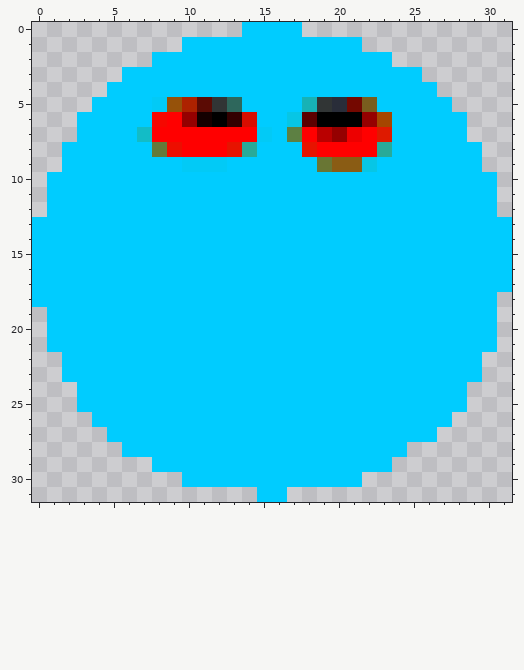
Pixel-art sprite: assets/gfx/quickenemy.png. The picture above was drawn from the file before the commit.
The file is 32x32 pixels. Colours within 5 levels of each other are drawn and written as one.
The result:
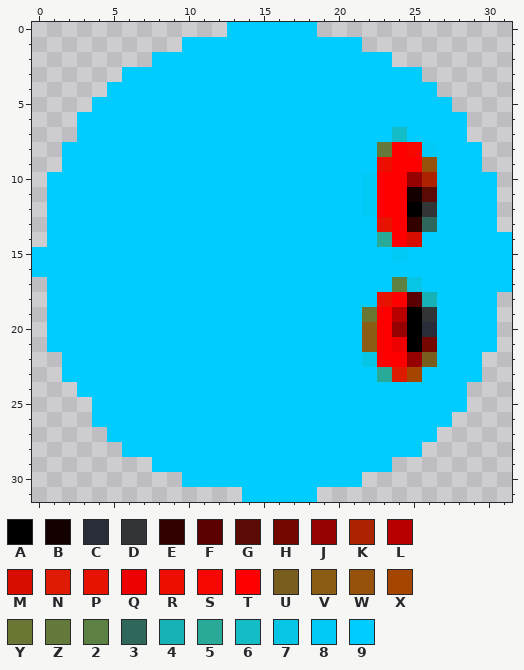
Palette (. is transparent): A #000000  B #150000  C #292d39  D #313535  E #330000  F #5b0000  G #5b0b04  H #740800  J #950000  K #ad2200  L #b90000  M #d70d00  N #de1a00  P #e71300  Q #ed0000  R #ed0e00  S #f60700  T #ff0000  U #795d1e  V #8a5c14  W #96520a  X #a54600  Y #697634  Z #647a3a  2 #5d8043  3 #2e675c  4 #17b2b5  5 #29aa99  6 #13bcc6  7 #07c6e5  8 #02caf6  9 #00ccff
Changes in this commit:
Changed rows in their new state; - is an unchanged pixel.
first column x 13:
 0 9----9
first column x 0:
 5 --------999999----99999---------
 6 --------9999999--9999999--------
 7 -------999999999-99999996-------
 8 --------9999999---99999ZTS8-----
 9 ----------999------9999RTTW-----
10 ----------------------8TTJK-----
11 ----------------------8TTBG-----
12 ----------------------8TTAD-----
13 .----------------------PTE3----.
14 .----------------------5TM------
15 ------------------------8-------
17 .-----------------------27------
18 .----------------------PTF4-----
19 ----------------------YTLAD-----
20 ----------------------VTJAC-----
21 ----------------------VTQAH-----
22 ----------------------7TTJU-----
23 -----------------------5NX------
25 ---.----------------------------
28 -------------------------9------
31 --------------9--99-------------
Changed places in both pictures, as pixel boxes (x1, y1, x2, y2):
changed: (137, 22, 437, 382)
erased: (32, 217, 47, 307)
erased: (497, 217, 512, 232)
erased: (77, 397, 92, 412)
added: (407, 442, 422, 457)
added: (242, 487, 317, 502)
